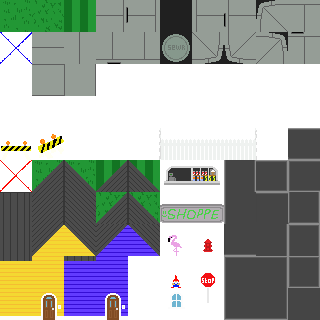
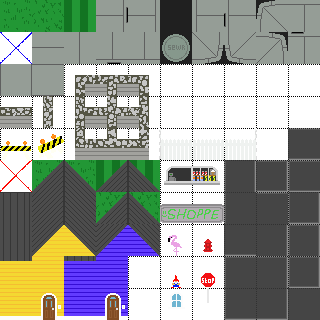
Two versions of the same layered image (320 × 320). Layer-by-layer changes:
painted on "terrain details Merged" over [0, 64, 320, 320]
painted on "terrain base Merged" over [0, 64, 320, 320]
showed "guidelines" over [0, 64, 320, 320]
